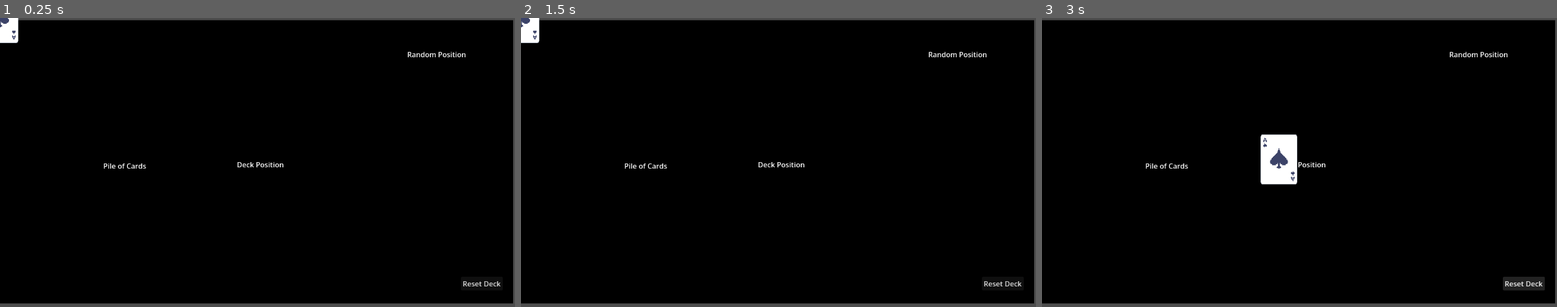
Above: before the commit, frames 1-3 (left to right).
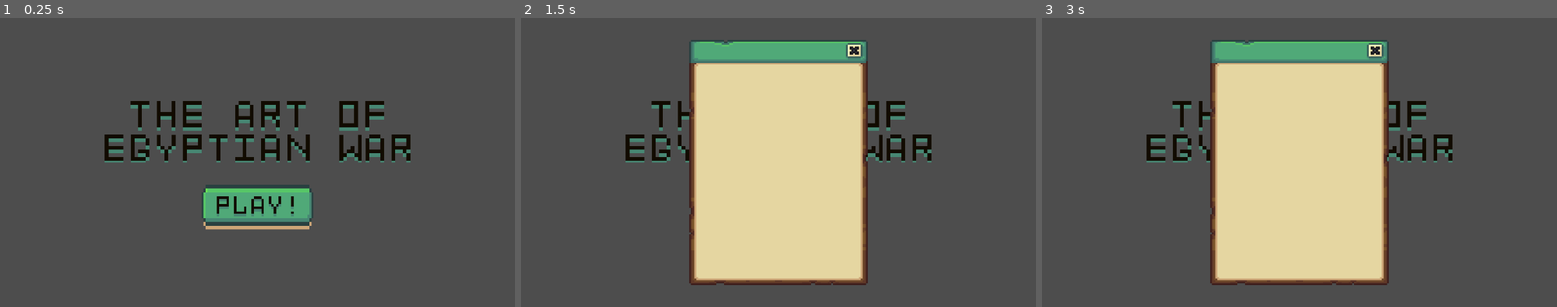
Above: after the commit, the same moments.

Repository: spicywheatbread/art-of-egyptian-war
Game: Godot game, scene res://Assets/Scenes/Login.tscn
Two runs of this game, one before a commit and one after it. Both use one fixed random seed, a clock stepped at 60 frames per second and the inputs below. Before the commit the project starts from res://Assets/Scenes/test.tscn.
Inputs (mouse positions are in pixels of both pictures, inside the frame that each line leads up to):
- Up to frame 1 (0.25 s): no input
- Up to frame 2 (1.5 s): click (778, 205) at 0.5 s, where only the run after the commit has a clickable "PLAY!"; click (778, 205) at 1.25 s, where only the run after the commit has a clickable "PLAY!"
- Up to frame 3 (3 s): click (1299, 205) at 2 s, where only the run after the commit has a clickable "PLAY!"; click (1526, 283) at 2.75 s, where only the run before the commit has a clickable "Reset Deck"

The runs differ from the first frame. In frame 1, 95% of the frame differs, in the area x 0-100%, y 0-99%; in frame 2, 97%; in frame 3, 97%.

Commit message:
Organize files, add Login and Lobby scenes, add font

Diff:
--- /dev/null
+++ b/Assets/Scenes/Game.tscn
@@ -0,0 +1,3 @@
+[gd_scene format=3 uid="uid://6su23eo7208j"]
+
+[node name="Game" type="Node2D" unique_id=156695613]
--- a/Assets/Scenes/pile.tscn
+++ b/Assets/Scenes/GameObjects/pile.tscn
@@ -1,7 +1,7 @@
 [gd_scene format=3 uid="uid://rg70vbowntkn"]
 
 [ext_resource type="Script" uid="uid://roke7kdnvqpo" path="res://Assets/Scripts/pile.gd" id="1_rxvhy"]
-[ext_resource type="PackedScene" uid="uid://bixoatsoqg66h" path="res://Assets/Scenes/card.tscn" id="2_avjei"]
+[ext_resource type="PackedScene" uid="uid://bixoatsoqg66h" path="res://Assets/Scenes/GameObjects/card.tscn" id="2_avjei"]
 
 [sub_resource type="RectangleShape2D" id="RectangleShape2D_yga71"]
 size = Vector2(84, 112)
--- a/Assets/Scenes/test.tscn
+++ b/Assets/Scenes/GameObjects/test.tscn
@@ -1,8 +1,8 @@
 [gd_scene format=3 uid="uid://cvm5e3rsawxhi"]
 
 [ext_resource type="Script" uid="uid://csrdqhnq7qehm" path="res://Assets/Scripts/test_scene.gd" id="1_3fuio"]
-[ext_resource type="PackedScene" uid="uid://bixoatsoqg66h" path="res://Assets/Scenes/card.tscn" id="1_37kl0"]
-[ext_resource type="PackedScene" uid="uid://rg70vbowntkn" path="res://Assets/Scenes/pile.tscn" id="3_u224g"]
+[ext_resource type="PackedScene" uid="uid://bixoatsoqg66h" path="res://Assets/Scenes/GameObjects/card.tscn" id="1_37kl0"]
+[ext_resource type="PackedScene" uid="uid://rg70vbowntkn" path="res://Assets/Scenes/GameObjects/pile.tscn" id="3_u224g"]
 
 [sub_resource type="Gradient" id="Gradient_4ejv0"]
 
--- /dev/null
+++ b/Assets/Scenes/Lobby.tscn
@@ -0,0 +1,3 @@
+[gd_scene format=3 uid="uid://byayv1v10y3ck"]
+
+[node name="Lobby" type="Node2D" unique_id=1115395009]
--- /dev/null
+++ b/Assets/Scenes/Login.tscn
@@ -0,0 +1,115 @@
+[gd_scene format=3 uid="uid://dqryd53k7p17l"]
+
+[ext_resource type="Script" uid="uid://c1lla5rs0jool" path="res://Assets/Scripts/login.gd" id="1_qduus"]
+[ext_resource type="FontFile" uid="uid://6303at6snnwr" path="res://Assets/Font/Font1.png" id="1_qok2h"]
+[ext_resource type="Texture2D" uid="uid://b43kgykuic00e" path="res://Assets/Images/UI/Settings.png" id="1_spjw4"]
+[ext_resource type="Texture2D" uid="uid://ct3ttysfdqk34" path="res://Assets/Images/UI/Buttons.png" id="2_sd1wl"]
+
+[sub_resource type="AtlasTexture" id="AtlasTexture_qduus"]
+atlas = ExtResource("2_sd1wl")
+region = Rect2(13, 418, 56, 12)
+
+[sub_resource type="AtlasTexture" id="AtlasTexture_nclou"]
+atlas = ExtResource("2_sd1wl")
+region = Rect2(93, 419, 56, 11)
+
+[sub_resource type="AtlasTexture" id="AtlasTexture_spjw4"]
+atlas = ExtResource("1_spjw4")
+region = Rect2(7, 0, 98, 149)
+
+[node name="Login" type="Node2D" unique_id=1569486102 node_paths=PackedStringArray("loginPopup")]
+script = ExtResource("1_qduus")
+loginPopup = NodePath("CanvasLayer/PopupContainer")
+
+[node name="CanvasLayer" type="CanvasLayer" parent="." unique_id=228981683]
+
+[node name="LoginContainer" type="MarginContainer" parent="CanvasLayer" unique_id=1716731488]
+custom_minimum_size = Vector2(1000, 500)
+anchors_preset = 8
+anchor_left = 0.5
+anchor_top = 0.5
+anchor_right = 0.5
+anchor_bottom = 0.5
+offset_left = -500.0
+offset_top = -250.0
+offset_right = 500.0
+offset_bottom = 250.0
+grow_horizontal = 2
+grow_vertical = 2
+size_flags_horizontal = 4
+size_flags_vertical = 4
+theme_override_constants/margin_bottom = 0
+
+[node name="VBoxContainer" type="VBoxContainer" parent="CanvasLayer/LoginContainer" unique_id=253156738]
+layout_mode = 2
+size_flags_vertical = 4
+theme_override_constants/separation = 50
+
+[node name="GameTitle" type="RichTextLabel" parent="CanvasLayer/LoginContainer/VBoxContainer" unique_id=175644302]
+layout_mode = 2
+size_flags_vertical = 4
+theme_override_fonts/normal_font = ExtResource("1_qok2h")
+theme_override_font_sizes/normal_font_size = 75
+text = "THE ART OF EGYPTIAN WAR"
+fit_content = true
+horizontal_alignment = 1
+vertical_alignment = 1
+
+[node name="PlayButton" type="TextureButton" parent="CanvasLayer/LoginContainer/VBoxContainer" unique_id=251596633]
+custom_minimum_size = Vector2(250, 100)
+layout_mode = 2
+size_flags_horizontal = 4
+size_flags_vertical = 4
+mouse_default_cursor_shape = 2
+texture_normal = SubResource("AtlasTexture_qduus")
+texture_pressed = SubResource("AtlasTexture_nclou")
+stretch_mode = 0
+
+[node name="MarginContainer" type="MarginContainer" parent="CanvasLayer/LoginContainer/VBoxContainer/PlayButton" unique_id=1790183292]
+layout_mode = 1
+anchors_preset = 8
+anchor_left = 0.5
+anchor_top = 0.5
+anchor_right = 0.5
+anchor_bottom = 0.5
+offset_left = -97.5
+offset_top = -25.0
+offset_right = 97.5
+offset_bottom = 25.0
+grow_horizontal = 2
+grow_vertical = 2
+theme_override_constants/margin_bottom = 15
+
+[node name="PlayText" type="Label" parent="CanvasLayer/LoginContainer/VBoxContainer/PlayButton" unique_id=1894379035]
+layout_mode = 0
+offset_left = 27.5
+offset_top = 17.5
+offset_right = 222.5
+offset_bottom = 67.5
+grow_horizontal = 2
+grow_vertical = 2
+theme_override_constants/line_spacing = 3
+theme_override_fonts/font = ExtResource("1_qok2h")
+theme_override_font_sizes/font_size = 50
+text = "PLAY!"
+horizontal_alignment = 1
+
+[node name="PopupContainer" type="MarginContainer" parent="CanvasLayer" unique_id=1392032564]
+custom_minimum_size = Vector2(300, 550)
+anchors_preset = 8
+anchor_left = 0.5
+anchor_top = 0.5
+anchor_right = 0.5
+anchor_bottom = 0.5
+offset_left = -200.0
+offset_top = -200.0
+offset_right = 200.0
+offset_bottom = 200.0
+grow_horizontal = 2
+grow_vertical = 2
+
+[node name="LoginPopup" type="TextureRect" parent="CanvasLayer/PopupContainer" unique_id=434878136]
+layout_mode = 2
+texture = SubResource("AtlasTexture_spjw4")
+
+[connection signal="pressed" from="CanvasLayer/LoginContainer/VBoxContainer/PlayButton" to="." method="_toggle_login"]
--- /dev/null
+++ b/Assets/Scripts/login.gd
@@ -0,0 +1,21 @@
+extends Node2D
+
+
+# Exports
+@export var loginPopup : Node
+
+
+# Called when the node enters the scene tree for the first time.
+func _ready() -> void:
+	# Hide login
+	loginPopup.visible = false;
+
+
+# Called every frame. 'delta' is the elapsed time since the previous frame.
+func _process(delta: float) -> void:
+	pass
+
+
+func _toggle_login() -> void:
+	print("clicked");
+	loginPopup.visible = true;
--- a/Assets/Scripts/pile.gd
+++ b/Assets/Scripts/pile.gd
@@ -1,6 +1,6 @@
 extends Node2D
 
-var card_tscn : PackedScene = preload("res://Assets/Scenes/card.tscn")
+var card_tscn : PackedScene = preload("res://Assets/Scenes/GameObjects/card.tscn")
 var cards = []
 
 func get_top_card():
--- a/project.godot
+++ b/project.godot
@@ -11,7 +11,7 @@
 [application]
 
 config/name="EgyptianWar"
-run/main_scene="uid://cvm5e3rsawxhi"
+run/main_scene="uid://dqryd53k7p17l"
 config/features=PackedStringArray("4.6", "Forward Plus")
 config/icon="res://Assets/Images/icon.svg"
 
@@ -29,5 +29,6 @@
 
 [rendering]
 
+textures/canvas_textures/default_texture_filter=0
 rendering_device/driver.windows="d3d12"
 renderer/rendering_method="gl_compatibility"
Binary file added: Assets/Font/Font1.png
Not shown, added: Assets/Font/Font1.png.import
Binary file added: Assets/Font/Text1.png
Not shown, added: Assets/Font/Text1.png.import
Binary file added: Assets/Images/UI/Buttons.png
Not shown, added: Assets/Images/UI/Buttons.png.import
Binary file added: Assets/Images/UI/Settings.png
Not shown, added: Assets/Images/UI/Settings.png.import
Renamed: Assets/Scenes/card.tscn -> Assets/Scenes/GameObjects/card.tscn
Not shown, added: Assets/Scripts/login.gd.uid
Not shown, added: Assets/schema.sql
